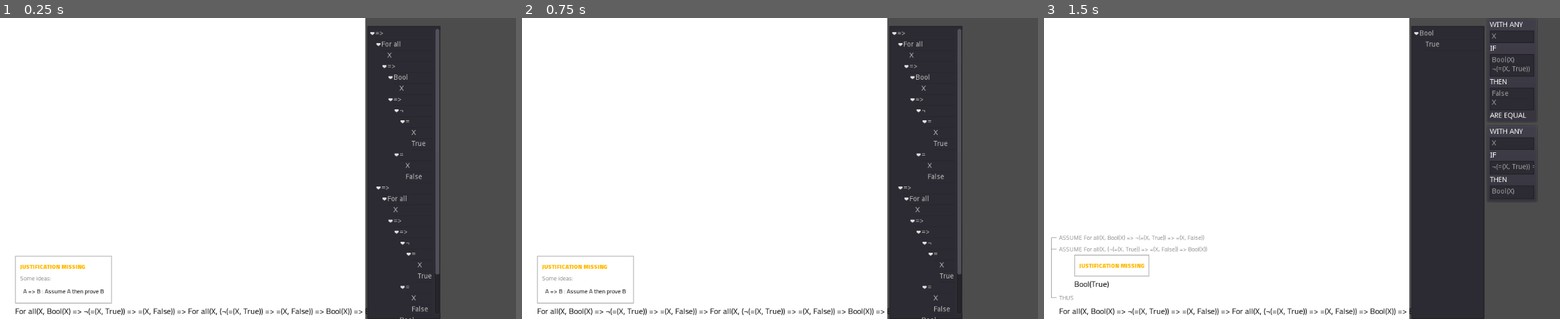
Above: before the commit, frames 1-3 (left to right).
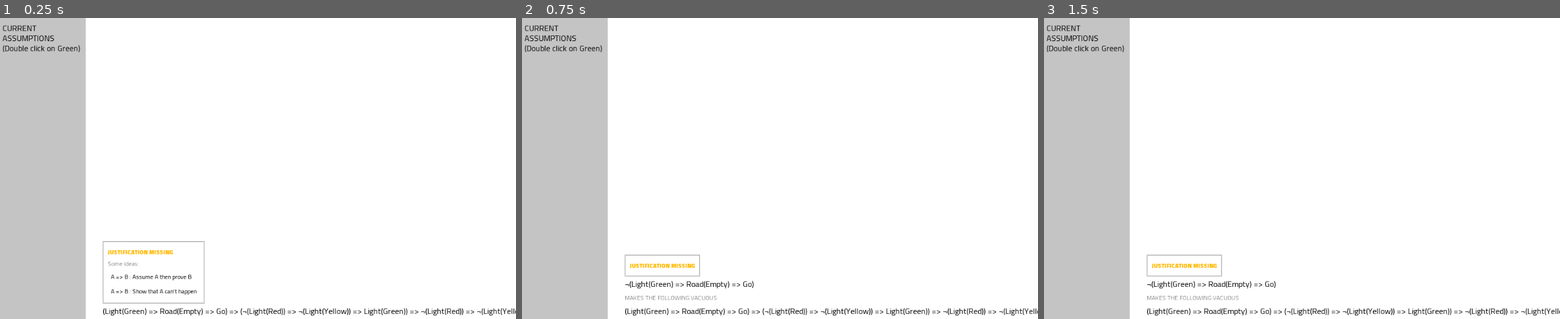
Above: after the commit, the same moments.

Repository: Negabinary/Math-Playground
Game: Godot game, scene res://Main.tscn
Two runs of this game, one before a commit and one after it. Both use one fixed random seed, a clock stepped at 60 frames per second and the inputs below.
Inputs (mouse positions are in pixels of both pictures, inside the frame that each line leads up to):
- Up to frame 1 (0.25 s): no input
- Up to frame 2 (0.75 s): click (676, 291) at 0.5 s, where only the run after the commit has a clickable "A => B : Show that A can't ha…"
- Up to frame 3 (1.5 s): click (1105, 291) at 1.25 s, where only the run before the commit has a clickable "A => B : Assume A then prove B"

The runs differ from the first frame. In frame 1, 47% of the frame differs, in the area x 0-100%, y 0-100%; in frame 2, 47%; in frame 3, 47%.

Commit message:
Polishing for Github
Equality functionality is hidden for now (needs to be re-implemented for the WrittenProof interface)

Assumptions moved to the left and the panel (but not the assumption boxes themselves) has been themed.

Diff:
--- a/Main.gd
+++ b/Main.gd
@@ -1,7 +1,7 @@
 extends Control
 
 
-onready var ui_assumptions := $HBoxContainer/Context/Assumptions
+onready var ui_assumptions := $HBoxContainer/Context/VBoxContainer/Assumptions
 onready var ui_goals := $HBoxContainer/Goals
 onready var ui_proof_steps := $HBoxContainer/ProofSteps
 onready var ui_written_proof := $HBoxContainer/ColorRect/ScrollContainer/WrittenProof
@@ -14,11 +14,13 @@
 #	w2 = ExprItem.from_string("=>(=>(A,=>(B,C)),=>(=>(A,B),C))")
 #	w2 = ExprItem.from_string("=>(=>(=>(A,B),C),=>(A,=>(B,C)))")
 #	w2 = ExprItem.from_string("=>(=(A,B),=>(=>(P(A),P(C)),=>(P(B),P(C))))")
-#	w2 = ExprItem.from_string("=>(=>(A,=>(B,C)),=>(=>(A,=>(C,D)),=>(A,=>(B,D))))")
+	w2 = ExprItem.from_string("=>(=>(A,=>(B,C)),=>(=>(A,=>(C,D)),=>(A,=>(B,D))))")
 #	w2 = ExprItem.from_string("For all(X,<=>(Bool(X),=>(¬(=(X,True)),(X,False))))")
-	w2 = ExprItem.from_string("=>(For all(X,=>(Bool(X),=>(¬(=(X,True)),=(X,False)))),=>(For all(X,=>(=>(¬(=(X,True)),=(X,False)),Bool(X))),Bool(True)))")
+#	w2 = ExprItem.from_string("=>(For all(X,=>(Bool(X),=>(¬(=(X,True)),=(X,False)))),=>(For all(X,=>(=>(¬(=(X,True)),=(X,False)),Bool(X))),Bool(True)))")
 #	w2 = ExprItem.from_string("=>(For all(Z, =(Z,Z)),=>(=(2,S(S(0))),=>(=(4,S(S(S(S(0))))),=>(For all(X,=(+(X,0),X)),=>(For all(X,For all(Y,=(+(X,S(Y)),S(+(X,Y))))),=(+(2,2),4))))))")
 #	w2 = ExprItem.from_string("=>(Even(0),=>(Odd(S(0)),=>(=(Double(0),0),=>(Forall(X,=(Double(S(X)),S(S(Double(X))))),=>(Even(A),Even(Double(A)))))))")
+#	w2 = ExprItem.from_string("=>(For all(X,=>(For all(Y, ¬(=(X,S(Y)))),=(X,0))),=>(For all(X,=(+(X,0),X)),=>(For all(X,For all(Y,=(+(X,S(Y)),S(+(X,Y))))),For all(X,=(+(0,X),X)))))")
+	w2 = ExprItem.from_string("=>(=>(Light(Green),=>(Road(Empty),Go)),=>(=>(¬(Light(Red)),=>(¬(Light(Yellow)),Light(Green))),=>(¬(Light(Red)),=>(¬(Light(Yellow)),=>(Road(Empty),Go)))))")
 
 	root_ps = ProofStep.new(w2)
 	#ui_proof_steps.display_proof(root_ps)
--- a/Main.tscn
+++ b/Main.tscn
@@ -8,15 +8,13 @@
 [ext_resource path="res://src/visual/written_proof/written_statement.gd" type="Script" id=6]
 [ext_resource path="res://theme/justification_font.tres" type="DynamicFont" id=7]
 [ext_resource path="res://Debugger.tscn" type="PackedScene" id=8]
+[ext_resource path="res://theme/expr_item_font.tres" type="DynamicFont" id=9]
 [ext_resource path="res://WrittenProof.gd" type="Script" id=10]
 
-[node name="Main" type="Control"]
+[node name="Main" type="ColorRect"]
 anchor_right = 1.0
 anchor_bottom = 1.0
 script = ExtResource( 2 )
-__meta__ = {
-"_edit_use_anchors_": false
-}
 
 [node name="HBoxContainer" type="HBoxContainer" parent="."]
 anchor_right = 1.0
@@ -25,8 +23,56 @@
 "_edit_use_anchors_": false
 }
 
+[node name="Context" type="ColorRect" parent="HBoxContainer"]
+margin_right = 170.0
+margin_bottom = 600.0
+size_flags_horizontal = 3
+color = Color( 0.768627, 0.768627, 0.768627, 1 )
+
+[node name="VBoxContainer" type="VBoxContainer" parent="HBoxContainer/Context"]
+anchor_right = 1.0
+anchor_bottom = 1.0
+margin_left = 5.0
+margin_top = 5.0
+margin_right = -5.0
+margin_bottom = -5.0
+__meta__ = {
+"_edit_use_anchors_": false
+}
+
+[node name="Label" type="Label" parent="HBoxContainer/Context/VBoxContainer"]
+margin_right = 160.0
+margin_bottom = 71.0
+custom_fonts/font = ExtResource( 9 )
+custom_colors/font_color = Color( 0, 0, 0, 1 )
+custom_constants/line_spacing = -11
+custom_constants/shadow_offset_y = 0
+text = "CURRENT ASSUMPTIONS
+(Double click on Green)"
+autowrap = true
+__meta__ = {
+"_edit_use_anchors_": false
+}
+
+[node name="Assumptions" type="ScrollContainer" parent="HBoxContainer/Context/VBoxContainer"]
+margin_top = 75.0
+margin_right = 160.0
+margin_bottom = 590.0
+size_flags_horizontal = 3
+size_flags_vertical = 3
+scroll_horizontal_enabled = false
+script = ExtResource( 4 )
+__meta__ = {
+"_edit_use_anchors_": false
+}
+
+[node name="VBoxContainer" type="VBoxContainer" parent="HBoxContainer/Context/VBoxContainer/Assumptions"]
+margin_right = 160.0
+size_flags_horizontal = 3
+
 [node name="ColorRect" type="ColorRect" parent="HBoxContainer"]
-margin_right = 725.0
+margin_left = 174.0
+margin_right = 1024.0
 margin_bottom = 600.0
 size_flags_horizontal = 3
 size_flags_stretch_ratio = 5.0
@@ -41,7 +87,7 @@
 }
 
 [node name="WrittenProof" type="VBoxContainer" parent="HBoxContainer/ColorRect/ScrollContainer"]
-margin_right = 725.0
+margin_right = 850.0
 margin_bottom = 600.0
 size_flags_horizontal = 3
 size_flags_vertical = 3
@@ -59,7 +105,7 @@
 
 [node name="Justification" type="MarginContainer" parent="HBoxContainer/ColorRect/ScrollContainer/WrittenProof"]
 margin_top = 600.0
-margin_right = 725.0
+margin_right = 850.0
 margin_bottom = 600.0
 custom_constants/margin_right = 0
 custom_constants/margin_top = 0
@@ -68,7 +114,7 @@
 
 [node name="Conclusion" type="Control" parent="HBoxContainer/ColorRect/ScrollContainer/WrittenProof"]
 margin_top = 600.0
-margin_right = 725.0
+margin_right = 850.0
 margin_bottom = 600.0
 script = ExtResource( 6 )
 
@@ -83,33 +129,9 @@
 script = ExtResource( 3 )
 
 [node name="Goals" parent="HBoxContainer" instance=ExtResource( 5 )]
-margin_left = 729.0
-margin_right = 874.0
-margin_bottom = 600.0
-
-[node name="Context" type="HBoxContainer" parent="HBoxContainer"]
+visible = false
 margin_left = 878.0
 margin_right = 1024.0
 margin_bottom = 600.0
-size_flags_horizontal = 3
-
-[node name="Assumptions" type="ScrollContainer" parent="HBoxContainer/Context"]
-margin_right = 102.0
-margin_bottom = 600.0
-size_flags_horizontal = 3
-scroll_horizontal_enabled = false
-script = ExtResource( 4 )
-
-[node name="VBoxContainer" type="VBoxContainer" parent="HBoxContainer/Context/Assumptions"]
-margin_right = 102.0
-size_flags_horizontal = 3
-
-[node name="Modules" type="ScrollContainer" parent="HBoxContainer/Context"]
-margin_left = 106.0
-margin_right = 146.0
-margin_bottom = 600.0
-rect_min_size = Vector2( 40, 0 )
-
-[node name="VBoxContainer" type="VBoxContainer" parent="HBoxContainer/Context/Modules"]
 
 [node name="ProofDAG" type="Node" parent="."]
--- a/src/model/expr_item.gd
+++ b/src/model/expr_item.gd
@@ -57,6 +57,13 @@
 			else:
 				new_children.append(get_child(i))
 		return get_script().new(type, new_children)
+
+
+func negate() -> ExprItem:
+	if get_type() == GlobalTypes.NOT:
+		return get_child(0)
+	else:
+		return get_script().new(GlobalTypes.NOT, [self])
 
 
 func get_type() -> ExprItemType:
--- a/src/model/global_types.gd
+++ b/src/model/global_types.gd
@@ -3,6 +3,7 @@
 var IMPLIES := ExprItemType.new("=>")
 var FORALL := ExprItemType.new("For all")
 var EQUALITY := ExprItemType.new("=")
+var NOT := ExprItemType.new("¬")
 
 func get_map() -> Dictionary:
-	return {"=>":IMPLIES, "For all":FORALL, "=":EQUALITY}
+	return {"=>":IMPLIES, "For all":FORALL, "=":EQUALITY, "¬":NOT}
--- a/src/situation/proof_step.gd
+++ b/src/situation/proof_step.gd
@@ -60,6 +60,11 @@
 	emit_signal("justified")
 
 
+func justify_with_vacuous() -> void:
+	justification = VacuousJustification.new(self)
+	emit_signal("justified")
+
+
 func justify_with_modus_ponens(implication:ProofStep) -> void:
 	justification = ModusPonensJustificaiton.new(self, implication)
 	emit_signal("justified")
@@ -81,6 +86,10 @@
 
 func _to_string():
 	return statement.to_string()
+
+
+func get_justification_text():
+	return justification.get_justification_text()
 
 
 class Justification:
@@ -162,6 +171,10 @@
 		requirements = [generalised]
 
 
+	func get_justification_text():
+		return "IS THE GENERAL CASE OF"
+
+
 class ImplicationJustification extends Justification:
 
 	func _init(context:ProofStep):
@@ -180,6 +193,20 @@
 		]
 
 
+class VacuousJustification extends Justification:
+
+	func _init(context:ProofStep):
+		requirements = [
+			context.get_script().new(
+				context.get_statement().as_expr_item().get_child(0).negate(),
+				MissingJustification.new(),
+				context
+			)
+		]
+
+	func get_justification_text():
+		return "MAKES THE FOLLOWING VACUOUS"
+
 #class SpecializationJusticfication extends Justification:
 #
 #	var assumption:ProofStep
--- a/src/visual/justification_box/MissingJustification.gd
+++ b/src/visual/justification_box/MissingJustification.gd
@@ -6,20 +6,28 @@
 
 var proof_step : ProofStep
 var ui_implication_button : Button
+var ui_vacuous_button : Button
 
 
 func initialise(proof_step:ProofStep, main):
 	main._on_proof_step_selected(proof_step)
 	ui_implication_button = $MarginContainer/PanelContainer/VBoxContainer/ImplicationButton
+	ui_vacuous_button = $MarginContainer/PanelContainer/VBoxContainer/VacuousButton
 	self.proof_step = proof_step
 	if proof_step.get_statement().as_expr_item().get_type() == GlobalTypes.IMPLIES:
 		ui_implication_button.visible = true
 		$MarginContainer/PanelContainer/VBoxContainer/Label2.visible = true
 		ui_implication_button.connect("pressed", self, "_implication_button")
+		ui_vacuous_button.connect("pressed", self, "_vacuous_button")
 	else:
 		ui_implication_button.visible = false
+		ui_vacuous_button.visible = false
 		$MarginContainer/PanelContainer/VBoxContainer/Label2.visible = false
 
 
 func _implication_button():
 	proof_step.justify_with_implication()
+
+
+func _vacuous_button():
+	proof_step.justify_with_vacuous()
--- a/src/visual/justification_box/MissingJustification.tscn
+++ b/src/visual/justification_box/MissingJustification.tscn
@@ -13,27 +13,27 @@
 }
 
 [node name="MarginContainer" type="MarginContainer" parent="."]
-margin_right = 216.0
-margin_bottom = 97.0
+margin_right = 226.0
+margin_bottom = 130.0
 size_flags_horizontal = 0
 custom_constants/margin_left = 30
 
 [node name="PanelContainer" type="PanelContainer" parent="MarginContainer"]
 margin_left = 30.0
-margin_right = 216.0
-margin_bottom = 97.0
+margin_right = 226.0
+margin_bottom = 130.0
 
 [node name="VBoxContainer" type="VBoxContainer" parent="MarginContainer/PanelContainer"]
 margin_left = 7.0
 margin_top = 7.0
-margin_right = 179.0
-margin_bottom = 90.0
+margin_right = 189.0
+margin_bottom = 123.0
 __meta__ = {
 "_edit_use_anchors_": false
 }
 
 [node name="Label" type="Label" parent="MarginContainer/PanelContainer/VBoxContainer"]
-margin_right = 172.0
+margin_right = 182.0
 margin_bottom = 23.0
 custom_fonts/font = ExtResource( 3 )
 custom_colors/font_color = Color( 1, 0.72549, 0, 1 )
@@ -41,7 +41,7 @@
 
 [node name="Label2" type="Label" parent="MarginContainer/PanelContainer/VBoxContainer"]
 margin_top = 27.0
-margin_right = 172.0
+margin_right = 182.0
 margin_bottom = 50.0
 custom_fonts/font = ExtResource( 2 )
 custom_colors/font_color = Color( 0.537255, 0.537255, 0.537255, 1 )
@@ -49,13 +49,28 @@
 
 [node name="ImplicationButton" type="Button" parent="MarginContainer/PanelContainer/VBoxContainer"]
 margin_top = 54.0
-margin_right = 172.0
+margin_right = 182.0
 margin_bottom = 83.0
 custom_fonts/font = ExtResource( 2 )
 custom_colors/font_color_disabled = Color( 0.631373, 0.631373, 0.631373, 1 )
 custom_colors/font_color = Color( 0, 0, 0, 1 )
 text = "A => B : Assume A then prove B"
 flat = true
+align = 0
+__meta__ = {
+"_edit_use_anchors_": false
+}
+
+[node name="VacuousButton" type="Button" parent="MarginContainer/PanelContainer/VBoxContainer"]
+margin_top = 87.0
+margin_right = 182.0
+margin_bottom = 116.0
+custom_fonts/font = ExtResource( 2 )
+custom_colors/font_color_disabled = Color( 0.631373, 0.631373, 0.631373, 1 )
+custom_colors/font_color = Color( 0, 0, 0, 1 )
+text = "A => B : Show that A can't happen"
+flat = true
+align = 0
 __meta__ = {
 "_edit_use_anchors_": false
 }
--- a/src/visual/justification_box/ModusPonensJustification.tscn
+++ b/src/visual/justification_box/ModusPonensJustification.tscn
@@ -16,30 +16,30 @@
 
 [node name="Justification" type="VBoxContainer" parent="."]
 margin_right = 1024.0
-margin_bottom = 62.0
+margin_bottom = 130.0
 
 [node name="MissingJustification" parent="Justification" instance=ExtResource( 4 )]
 anchor_right = 0.0
 anchor_bottom = 0.0
 margin_right = 1024.0
-margin_bottom = 62.0
+margin_bottom = 130.0
 
 [node name="Next" type="Control" parent="."]
-margin_top = 66.0
+margin_top = 134.0
 margin_right = 1024.0
-margin_bottom = 66.0
+margin_bottom = 134.0
 script = ExtResource( 3 )
 
 [node name="JustificationLabel" type="TextureButton" parent="."]
-margin_top = 70.0
+margin_top = 138.0
 margin_right = 1024.0
-margin_bottom = 70.0
+margin_bottom = 138.0
 script = ExtResource( 2 )
 
 [node name="MarginContainer" type="MarginContainer" parent="."]
-margin_top = 74.0
+margin_top = 142.0
 margin_right = 1024.0
-margin_bottom = 74.0
+margin_bottom = 142.0
 custom_constants/margin_left = 30
 
 [node name="Panel" type="PanelContainer" parent="MarginContainer"]
--- a/src/visual/justification_box/UniplementedJustification.gd
+++ b/src/visual/justification_box/UniplementedJustification.gd
@@ -1,4 +1,46 @@
 extends VBoxContainer
 
-func initialise(proof_step:ProofStep, main):
-	pass
+var proof_step : ProofStep
+var req_id : int
+
+func initialise(proof_step:ProofStep, main, req_id:=-1):
+	var ui_justification = $Justification
+	var ui_next = $Next
+	var ui_justification_label = $JustificationLabel
+	var ui_panel = $MarginContainer/Panel
+
+	ui_justification.remove_child(ui_justification.get_child(0))
+	if self.proof_step != null:
+		self.proof_step.get_requirements()[self.req_id].disconnect("justified", self, "initialise")
+
+	self.proof_step = proof_step
+	var requirements := proof_step.get_requirements()
+
+	if req_id == -1:
+		if requirements.size() == 1:
+			req_id = 0
+			ui_justification_label.disabled = true
+		elif self.proof_step == proof_step:
+			req_id = self.req_id
+		else:
+			req_id = 1
+			ui_justification_label.disabled = false
+	self.req_id = req_id
+
+	var conditions_met := true
+	for requirement in requirements:
+		if requirement != requirements[req_id]:
+			if not requirement.is_proven():
+				conditions_met = false
+
+	var j_box = load("res://src/visual/justification_box/justification_box_builder.gd").build(requirements[req_id], main)
+	ui_justification.add_child(j_box)
+
+	ui_next.set_expr_item(requirements[req_id].get_statement().as_expr_item())
+
+	var icon = "" if conditions_met else "!"
+	ui_justification_label.set_text(proof_step.get_justification_text(), icon)
+
+	ui_panel.display_requirements(proof_step, self, req_id, main)
+
+	requirements[req_id].connect("justified", self, "initialise", [proof_step, main])
--- a/src/visual/justification_box/UniplementedJustification.tscn
+++ b/src/visual/justification_box/UniplementedJustification.tscn
@@ -1,7 +1,11 @@
-[gd_scene load_steps=3 format=2]
+[gd_scene load_steps=7 format=2]
 
 [ext_resource path="res://src/visual/justification_box/UniplementedJustification.gd" type="Script" id=1]
 [ext_resource path="res://src/visual/written_proof/written_justification.gd" type="Script" id=2]
+[ext_resource path="res://src/visual/justification_box/MissingJustification.tscn" type="PackedScene" id=3]
+[ext_resource path="res://src/visual/justification_box/Panel.gd" type="Script" id=4]
+[ext_resource path="res://src/visual/written_proof/written_statement.gd" type="Script" id=5]
+[ext_resource path="res://src/visual/justification_box/MissingJustification.gd" type="Script" id=6]
 
 [node name="UniplementedJustification" type="VBoxContainer"]
 anchor_right = 1.0
@@ -11,6 +15,47 @@
 "_edit_use_anchors_": false
 }
 
-[node name="Label" type="TextureButton" parent="."]
+[node name="Justification" type="VBoxContainer" parent="."]
 margin_right = 1024.0
+margin_bottom = 130.0
+
+[node name="MissingJustification" type="VBoxContainer" parent="Justification" instance=ExtResource( 3 )]
+margin_right = 1024.0
+margin_bottom = 130.0
+script = ExtResource( 6 )
+__meta__ = {
+"_edit_use_anchors_": false
+}
+
+[node name="Next" type="Control" parent="."]
+margin_top = 134.0
+margin_right = 1024.0
+margin_bottom = 134.0
+script = ExtResource( 5 )
+
+[node name="JustificationLabel" type="TextureButton" parent="."]
+margin_top = 138.0
+margin_right = 1024.0
+margin_bottom = 138.0
 script = ExtResource( 2 )
+
+[node name="MarginContainer" type="MarginContainer" parent="."]
+margin_top = 142.0
+margin_right = 1024.0
+margin_bottom = 142.0
+custom_constants/margin_left = 30
+
+[node name="Panel" type="PanelContainer" parent="MarginContainer"]
+visible = false
+margin_left = 30.0
+margin_right = 44.0
+margin_bottom = 14.0
+size_flags_horizontal = 0
+script = ExtResource( 4 )
+
+[node name="Requirements" type="VBoxContainer" parent="MarginContainer/Panel"]
+margin_left = 7.0
+margin_top = 7.0
+margin_right = 7.0
+margin_bottom = 7.0
+[connection signal="pressed" from="JustificationLabel" to="MarginContainer/Panel" method="_toggle_visibility"]
--- a/src/visual/written_proof/written_statement.gd
+++ b/src/visual/written_proof/written_statement.gd
@@ -3,14 +3,22 @@
 
 var expr_item : ExprItem = ExprItem.from_string("MISSING")
 
+var font : Font
+var offset : int
+var font_color : Color
+
+var locator_to_regions := {}
+
+
 func set_expr_item(new_expr_item:ExprItem) -> void:
 	expr_item = new_expr_item
 	update()
 
+
 func _draw():
-	var font := get_font("font", "WrittenStatement")
-	var offset := get_constant("indentation", "WrittenProof")
-	var font_color = get_color("font_color", "WrittenStatement")
+	font = get_font("font", "WrittenStatement")
+	offset = get_constant("indentation", "WrittenProof")
+	font_color = get_color("font_color", "WrittenStatement")
 	draw_string(font, Vector2(offset, font.get_ascent()), expr_item.to_string(), font_color)
 	set_custom_minimum_size(Vector2(offset, 0) + font.get_string_size(expr_item.to_string()))
 	print(rect_size)
Not shown: 1 places in Main.tscn that only renumber resources
